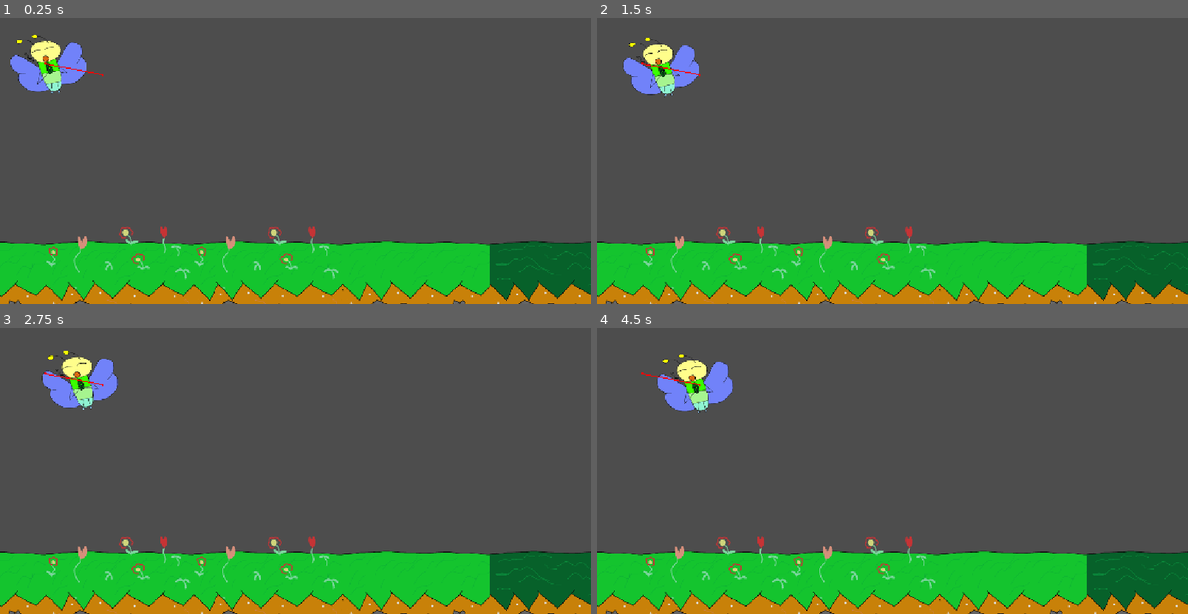
Above: before the commit, frames 1-4 (two rows, left to right).
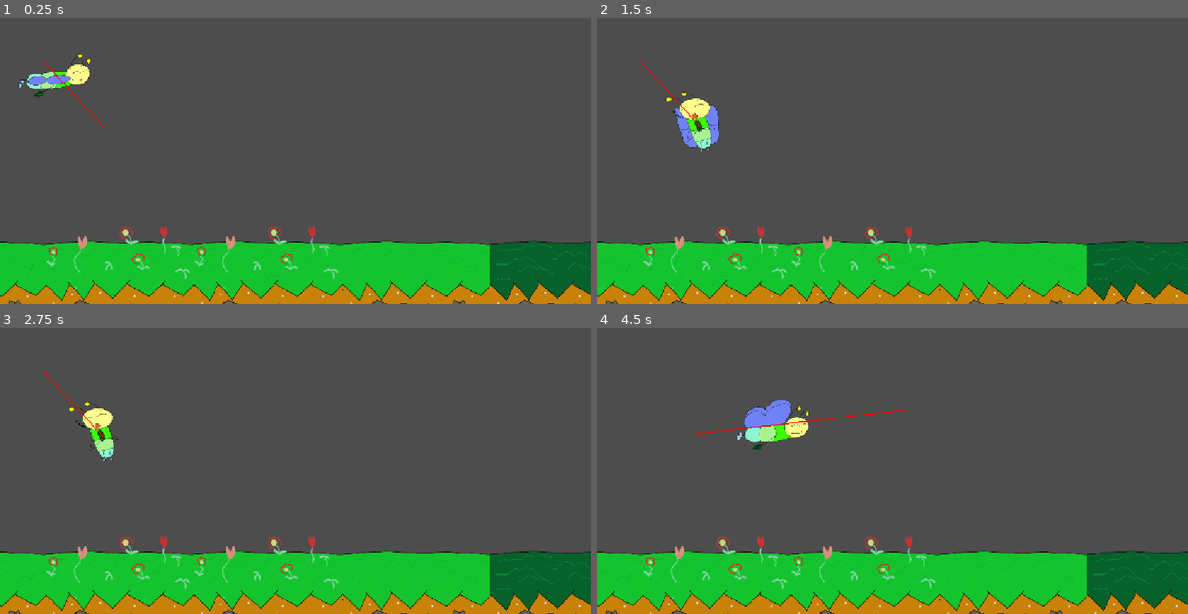
Above: after the commit, the same moments.

Repository: JRodLugo/KnightHacks2026
Game: Godot game, scene res://Enemies/test_level.tscn
Two runs of this game, one before a commit and one after it. Both use one fixed random seed, a clock stepped at 60 frames per second and the inputs below. This scene is started directly instead of the project's main scene. The engine's default icon, where the game draws it, is replaced by a stand-in: a white triangle on a blue panel in a dark square.
Inputs:
- Up to frame 1 (0.25 s): no input
- Up to frame 2 (1.5 s): hold D (right) 0.53-1.28 s; hold S (stop) 0.53-1.28 s; tap Space (jump) at 0.77 s; hold A (left) from 1.28 s (still down); tap S (stop) at 1.35 s
- Up to frame 3 (2.75 s): tap Space (jump) at 1.52 s; release A (left) at 2.03 s; hold D (right) from 2.03 s (still down); hold S (stop) from 2.03 s (still down)
- Up to frame 4 (4.5 s): release S (stop) at 2.78 s; tap S (stop) at 2.85, 4.35 s; tap Space (jump) at 3.02, 3.77 s; release D (right) at 3.53 s; hold S (stop) 3.53-4.28 s; hold A (left) from 3.53 s (still down)

The runs differ from the first frame. In frame 1, 1.7% of the frame differs, in the area x 1-18%, y 5-39%; in frame 2, 2.7%; in frame 3, 2.3%; in frame 4, 3.0%, in the area x 7-53%, y 9-43%.

Commit message:
Collision Layer fix + Animation/Flipping
(This actually happend last commit whoops) The enemy "pacer" will simply be the bloomfly.

Diff:
--- a/knight-hacks-2026-project/Enemies/BloomFly/enemy_pace.gd
+++ b/knight-hacks-2026-project/Enemies/BloomFly/enemy_pace.gd
@@ -30,7 +30,7 @@
 
 
 func _ready() -> void:
-	print(global_position)
+	#print(global_position)
 	# Initializing
 	self.enemy_type = ENEMY_INDEX.Pace;
 	self.wait_time.one_shot = true;
@@ -64,12 +64,18 @@
 		next_pos = next_pos.normalized();
 		# commit to movement
 		# * 5 to make movespeed numbers nicer
-		print(next_pos)
-		print("V: " + str(velocity))
-		velocity = next_pos * (move_speed);
+		velocity = next_pos * (move_speed*5);
 		move_and_slide();
+
+		anim_player.play("bloomfly/moving");
+		# flip sprite based on direction
+		if (abs(velocity.x) != velocity.x):
+			sprite.flip_h = true;
+		else:
+			sprite.flip_h = false;
 	else:
 		is_moving = false;
+		anim_player.play("bloomfly/idle");
 		velocity = Vector2(); # stop moving immediately
 
 ## Set the position of this Enemy's next goal.
--- a/knight-hacks-2026-project/Enemies/BloomFly/enemy_pace.tscn
+++ b/knight-hacks-2026-project/Enemies/BloomFly/enemy_pace.tscn
@@ -4,7 +4,7 @@
 [ext_resource type="Texture2D" uid="uid://dleyg20kwsxqh" path="res://Enemies/BloomFly/BloomFly_sprSheet.png" id="2_tu0sn"]
 
 [sub_resource type="CircleShape2D" id="CircleShape2D_ff2q2"]
-radius = 24.5
+radius = 14.1
 
 [sub_resource type="Animation" id="Animation_ptqja"]
 length = 0.001
@@ -23,7 +23,7 @@
 tracks/1/type = "value"
 tracks/1/imported = false
 tracks/1/enabled = true
-tracks/1/path = NodePath(".:position:y")
+tracks/1/path = NodePath("Sprite2D:position:y")
 tracks/1/interp = 1
 tracks/1/loop_wrap = true
 tracks/1/keys = {
@@ -56,13 +56,13 @@
 tracks/1/type = "value"
 tracks/1/imported = false
 tracks/1/enabled = true
-tracks/1/path = NodePath(".:position:y")
+tracks/1/path = NodePath("Sprite2D:position:y")
 tracks/1/interp = 1
 tracks/1/loop_wrap = true
 tracks/1/keys = {
 "times": PackedFloat32Array(0, 0.26666668, 0.53333336),
-"transitions": PackedFloat32Array(1, 1, 1),
-"update": 1,
+"transitions": PackedFloat32Array(1, 1.2311447, 1),
+"update": 0,
 "values": [0.0, -5.0, 0.0]
 }
 
@@ -89,9 +89,10 @@
 }
 
 [node name="EnemyPace" type="CharacterBody2D" unique_id=2133997665 node_paths=PackedStringArray("anim_player", "wait_time", "sprite", "col_shape", "nav_agent")]
+collision_layer = 4
+collision_mask = 0
 motion_mode = 1
 script = ExtResource("1_ckxdx")
-enemy_positions = Array[Vector2]([Vector2(200, 200), Vector2(500, 100)])
 anim_player = NodePath("AnimationPlayer")
 wait_time = NodePath("WaitTime")
 sprite = NodePath("Sprite2D")
@@ -106,7 +107,6 @@
 [node name="CollisionShape2D" type="CollisionShape2D" parent="." unique_id=2131564933]
 position = Vector2(0, 13.45)
 shape = SubResource("CircleShape2D_ff2q2")
-disabled = true
 
 [node name="NavigationAgent2D" type="NavigationAgent2D" parent="." unique_id=357288714]
 debug_enabled = true
--- a/knight-hacks-2026-project/Enemies/test_level.tscn
+++ b/knight-hacks-2026-project/Enemies/test_level.tscn
@@ -65,3 +65,4 @@
 [node name="EnemyPace" parent="." unique_id=2133997665 instance=ExtResource("3_ss3ks")]
 position = Vector2(-56, 0)
 move_speed = 25.0
+enemy_positions = Array[Vector2]([Vector2(200, 300), Vector2(600, 250), Vector2(700, 199)])
